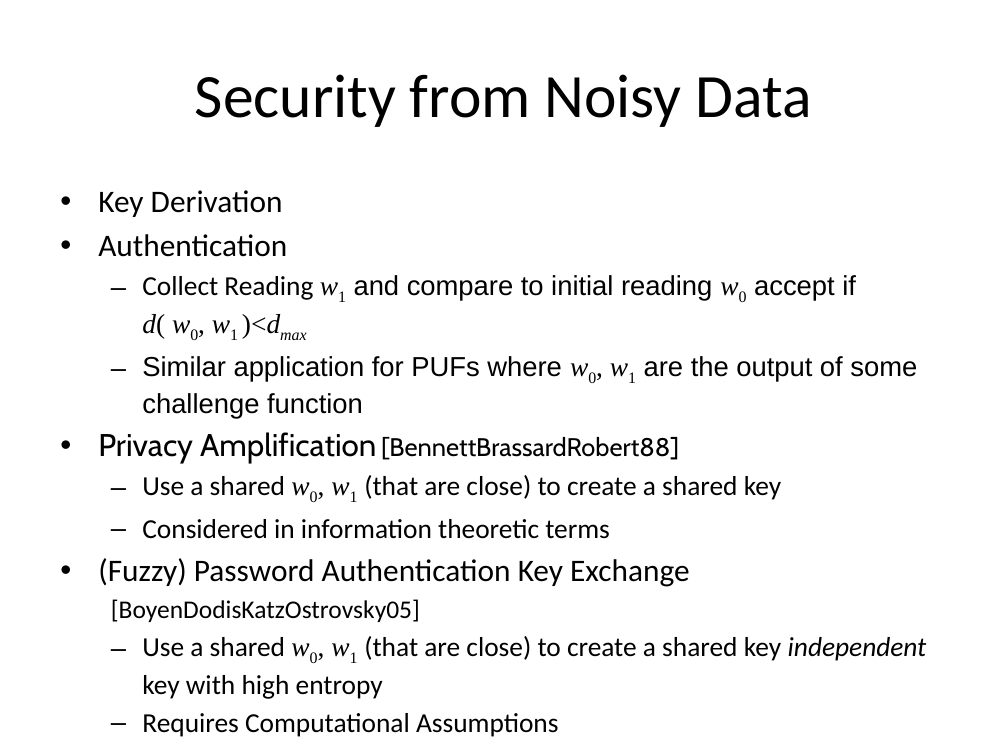
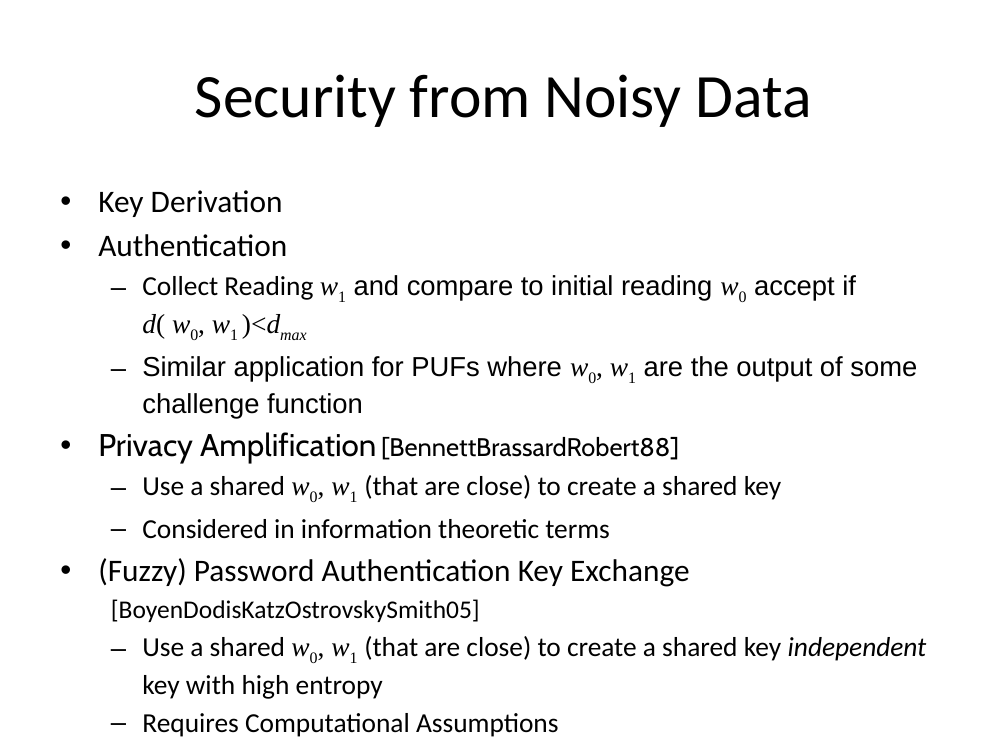
Before and after one commit to xianruimeng/comp-fuzzy-ext, a slide deck: slide 3 of ComputationalFuzzyExtractors.pptx (slide 4 before the commit). Drawn at 1008x756 pixels with LibreOffice and Linux fonts; fonts in the diff are those of the drawing. Boxes give left, top, right and bottom in pixels: in the first picture for what was removed or moved away, otherwise in the second. Text is boxed around its words. In the diff, an @@ line names an element or a change of style, - is before the commit and + after.

```diff
--- a/ComputationalFuzzyExtractors.pptx
+++ b/ComputationalFuzzyExtractors.pptx
@@ text at (111,599,480,622): text changed @@
-[BoyenDodisKatzOstrovsky05]
+[BoyenDodisKatzOstrovskySmith05]
```
Also in this commit, not shown: 17 other slides changed, 6 slides added, 2 other files.
